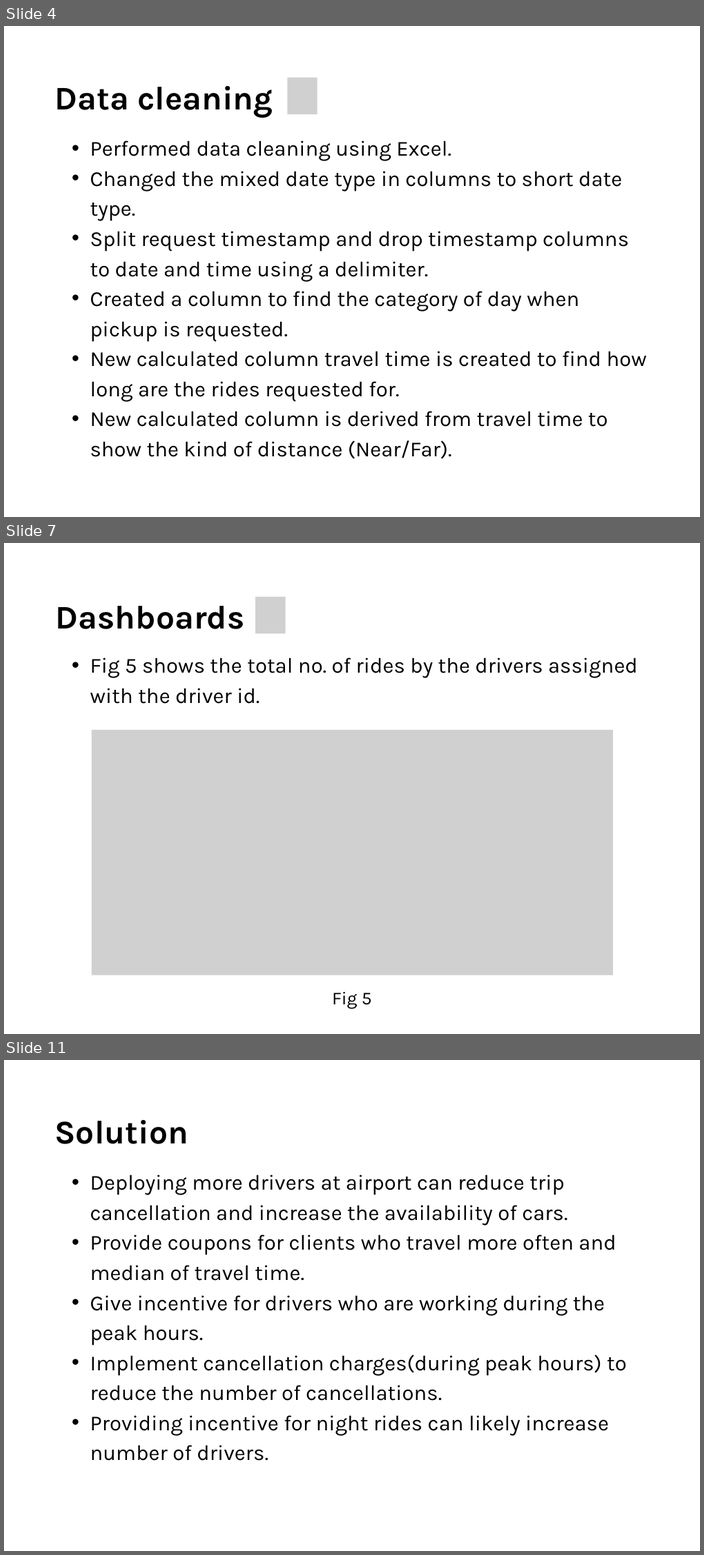
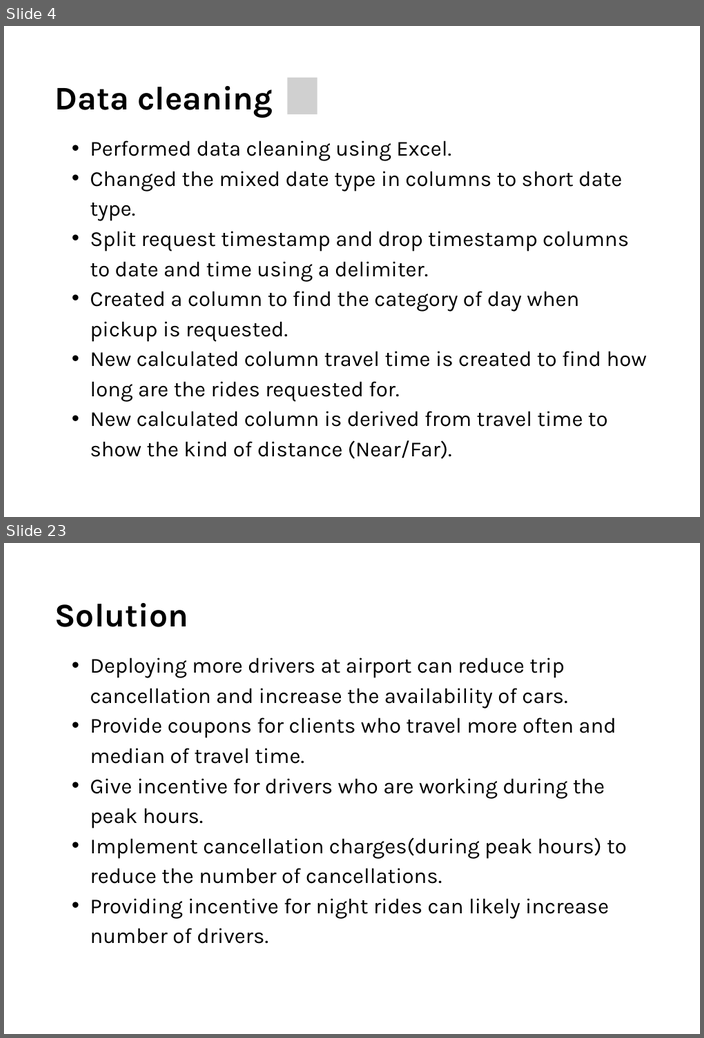
Before and after one commit to karthikdoguparthi/Uber-Supply-Demand-Gaps, a slide deck: UBER SUPPLY DEMAND GAPS/Report/UBER Supply Demand Gap.pptx. Shown one above the other, each under a label of ours: slides 4, 7 and 11 before the commit, slides 4 and 23 after it; the slides between them are not shown. The pictures are 704x1555 and 704x1038 pixels, drawn with LibreOffice and Linux fonts; fonts in the diff are those of the drawing; grey boxes stand for pictures. Boxes give left, top, right and bottom in pixels: in the first picture for what was removed or moved away, otherwise in the second. Text is boxed around its words. In the diff, an @@ line names an element or a change of style, - is before the commit and + after.

```diff
--- a/UBER SUPPLY DEMAND GAPS/Report/UBER Supply Demand Gap.pptx
+++ b/UBER SUPPLY DEMAND GAPS/Report/UBER Supply Demand Gap.pptx
@@ slide 7 removed at (x1=4, y1=543, x2=700, y2=1034), background #FFFFFF @@
@@ picture removed at (x1=256, y1=597, x2=286, y2=633) @@
@@ text removed at (x1=56, y1=606, x2=245, y2=629) @@
-Dashboards
@@ text removed at (x1=90, y1=658, x2=637, y2=704) @@
-  • Fig 5 shows the total no. of rides by the drivers assigned with the driver id.
@@ picture removed at (x1=92, y1=730, x2=613, y2=976) @@
@@ text removed at (x1=332, y1=992, x2=372, y2=1009) @@
-Fig 5
@@ what was slide 11 is now slide 23 @@
```
Also in this commit, not shown: 5 slides changed, 13 slides added, 1 other file.
